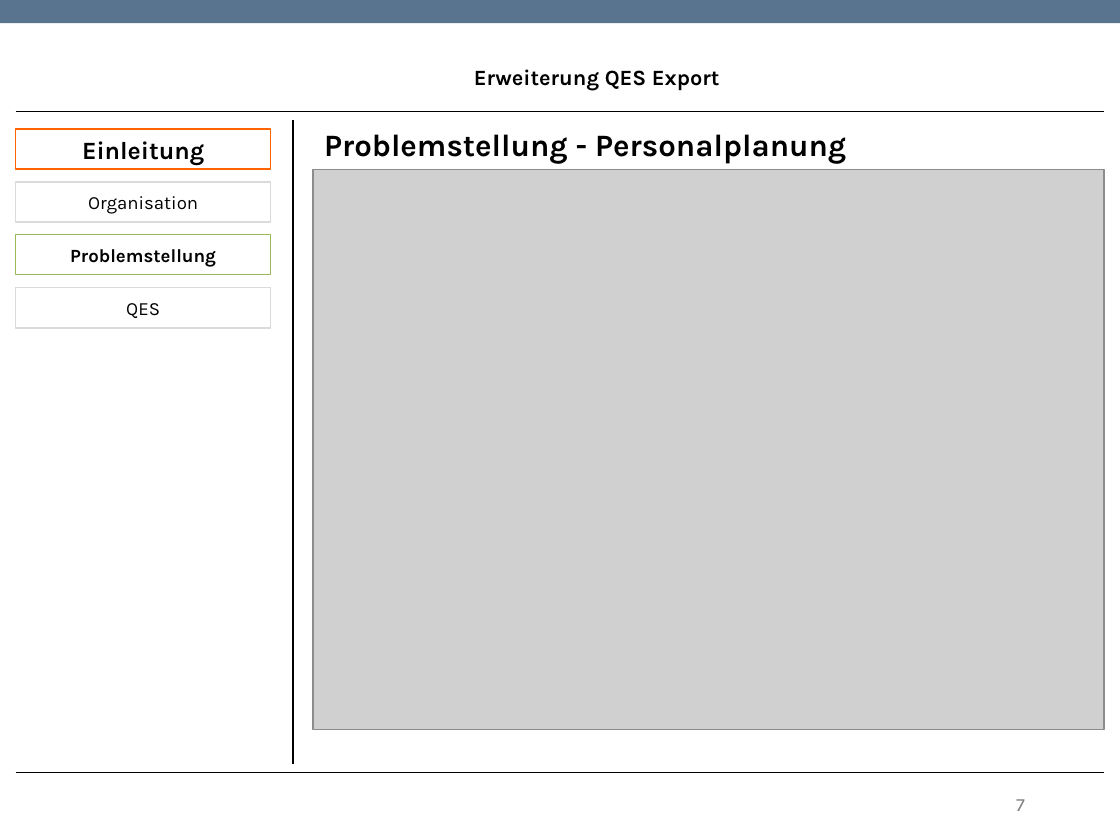
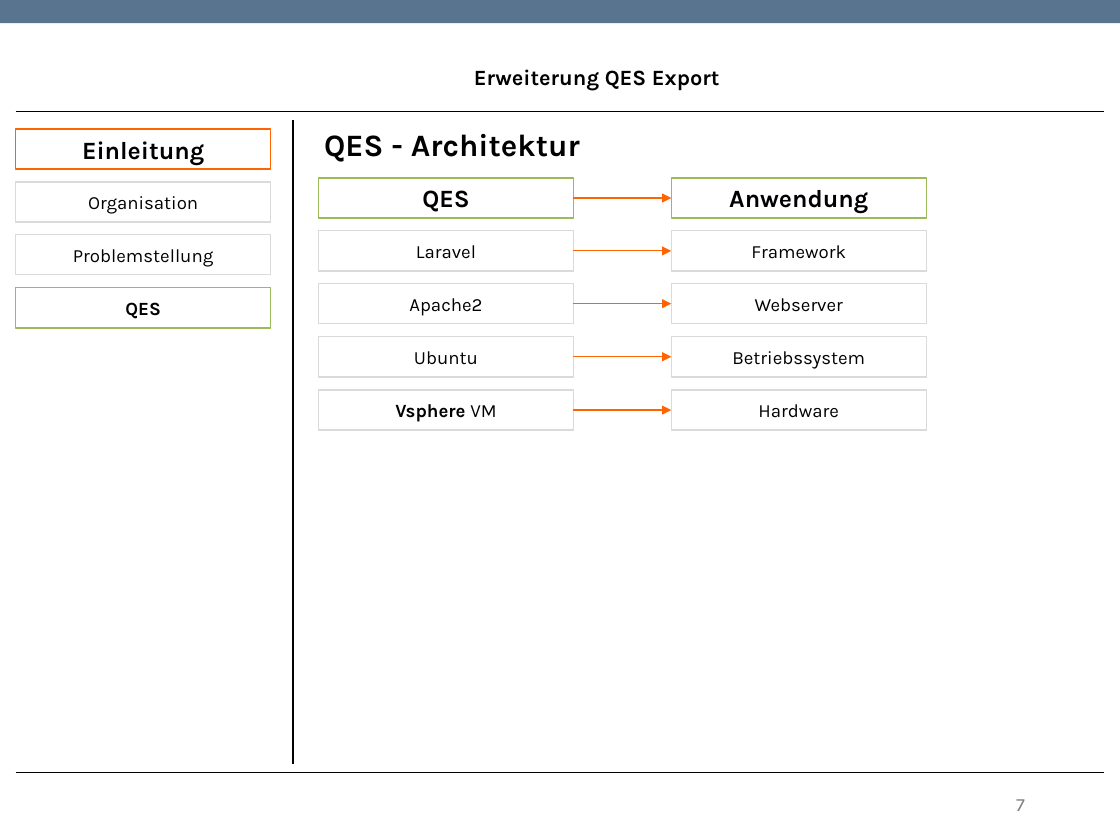
Before and after one commit to TwoHorus/dbExelExportLaravel, a slide deck: slide 7 of DOC/Fachgespraech.pptx. Drawn at 1120x840 pixels with LibreOffice and Linux fonts; fonts in the diff are those of the drawing; grey boxes stand for pictures; background and template pictures are left out. Boxes give left, top, right and bottom in pixels: in the first picture for what was removed or moved away, otherwise in the second. Text is boxed around its words. In the diff, an @@ line names an element or a change of style, - is before the commit and + after.

```diff
--- a/DOC/Fachgespraech.pptx
+++ b/DOC/Fachgespraech.pptx
@@ text at (x1=324, y1=134, x2=580, y2=162): text changed @@
-Problemstellung - Personalplanung
+QES - Architektur
@@ picture removed at (x1=314, y1=169, x2=1104, y2=729) @@
@@ rectangle added at (x1=318, y1=178, x2=573, y2=218), fill #FFFFFF, outline #9BBB59 0.85 pt, 16 pt, text #000000, bold @@
+QES
@@ rectangle added at (x1=671, y1=178, x2=926, y2=218), fill #FFFFFF, outline #9BBB59 0.85 pt, 16 pt, text #000000, bold @@
+Anwendung
@@ arrow added from (573, 198) to (671, 198), #FF6400 0.75 pt @@
@@ rectangle "Problemstellung" at (x1=16, y1=235, x2=271, y2=276): bold off; outline #9BBB59 0.85 pt to #DADADA 0.85 pt @@
@@ rectangle added at (x1=318, y1=231, x2=573, y2=271), fill #FFFFFF, outline #DADADA 0.85 pt, 12 pt, text #000000 @@
+Laravel
@@ rectangle added at (x1=671, y1=231, x2=926, y2=271), fill #FFFFFF, outline #DADADA 0.85 pt, 12 pt, text #000000 @@
+Framework
@@ arrow added from (573, 251) to (671, 251), #FF6400 0.75 pt @@
@@ rectangle "QES" at (x1=16, y1=288, x2=271, y2=328): bold on; outline #DADADA 0.85 pt to #9BBB59 0.85 pt @@
@@ rectangle added at (x1=318, y1=283, x2=573, y2=324), fill #FFFFFF, outline #DADADA 0.85 pt, 12 pt, text #000000 @@
+Apache2
@@ rectangle added at (x1=671, y1=283, x2=926, y2=324), fill #FFFFFF, outline #DADADA 0.85 pt, 12 pt, text #000000 @@
+Webserver
@@ arrow added from (573, 304) to (671, 304), #FF6400 0.75 pt @@
@@ rectangle added at (x1=318, y1=337, x2=573, y2=377), fill #FFFFFF, outline #DADADA 0.85 pt, 12 pt, text #000000 @@
+Ubuntu
@@ arrow added from (573, 357) to (671, 357), #FF6400 0.75 pt @@
@@ rectangle added at (x1=671, y1=337, x2=926, y2=377), fill #FFFFFF, outline #DADADA 0.85 pt, 12 pt, text #000000 @@
+Betriebssystem
@@ rectangle added at (x1=318, y1=390, x2=573, y2=430), fill #FFFFFF, outline #DADADA 0.85 pt, 12 pt, text #000000, bold @@
+Vsphere VM
@@ arrow added from (573, 410) to (671, 410), #FF6400 0.75 pt @@
@@ rectangle added at (x1=671, y1=390, x2=926, y2=430), fill #FFFFFF, outline #DADADA 0.85 pt, 12 pt, text #000000 @@
+Hardware
```
